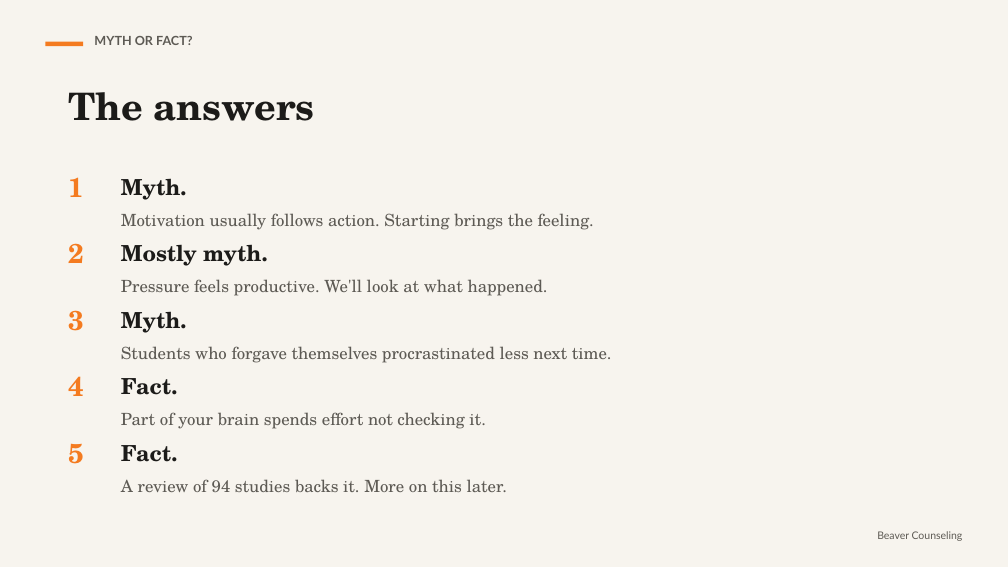
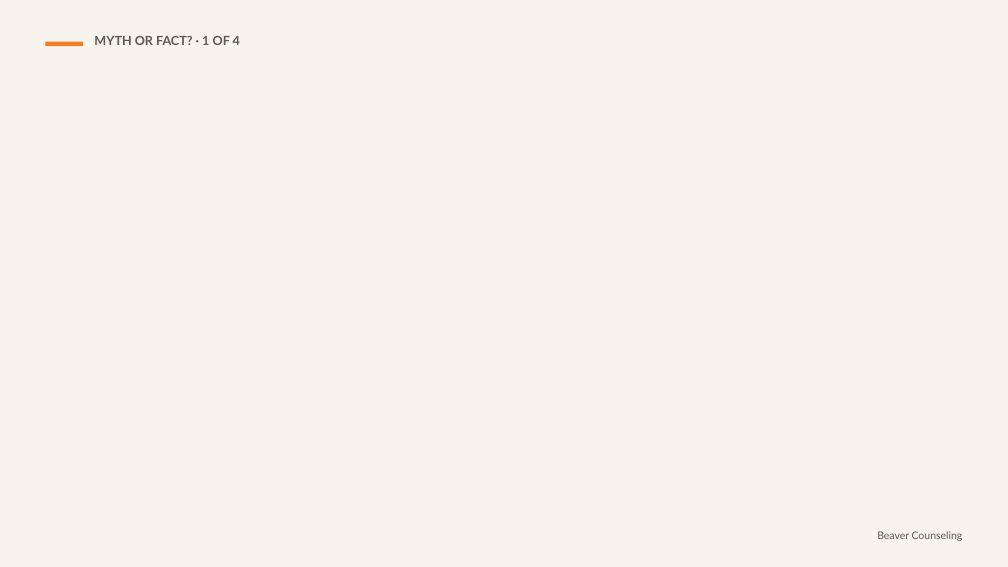
Before and after one commit to rmwtoolkit/bcds-toolkit, a slide deck: slide 3 of decks/why-you-cant-start-lesson-v2.pptx (slide 4 before the commit). Drawn at 1008x567 pixels with LibreOffice and Linux fonts; fonts in the diff are those of the drawing; background and template pictures are left out. Boxes give left, top, right and bottom in pixels: in the first picture for what was removed or moved away, otherwise in the second. Text is boxed around its words. In the diff, an @@ line names an element or a change of style, - is before the commit and + after.

```diff
--- a/decks/why-you-cant-start-lesson-v2.pptx
+++ b/decks/why-you-cant-start-lesson-v2.pptx
@@ text at (94,36,240,45): text changed @@
-MYTH OR FACT?
+MYTH OR FACT? · 1 OF 4
@@ text removed at (68,92,315,121) @@
-The answers
@@ text removed at (68,177,84,197) @@
-1
@@ text removed at (121,178,594,230) @@
-Myth.
-Motivation usually follows action. Starting brings the feeling.
@@ text removed at (68,243,84,263) @@
-2
@@ text removed at (121,244,548,296) @@
-Mostly myth.
-Pressure feels productive. We'll look at what happened.
@@ text removed at (68,310,84,331) @@
-3
@@ text removed at (121,311,612,363) @@
-Myth.
-Students who forgave themselves procrastinated less next time.
@@ text removed at (68,376,84,396) @@
-4
@@ text removed at (121,378,485,429) @@
-Fact.
-Part of your brain spends effort not checking it.
@@ text removed at (68,443,84,464) @@
-5
@@ text removed at (121,445,507,492) @@
-Fact.
-A review of 94 studies backs it. More on this later.
```
Also in this commit, not shown: 11 other slides changed, 18 slides added, 3 slides removed, 23 other files.
